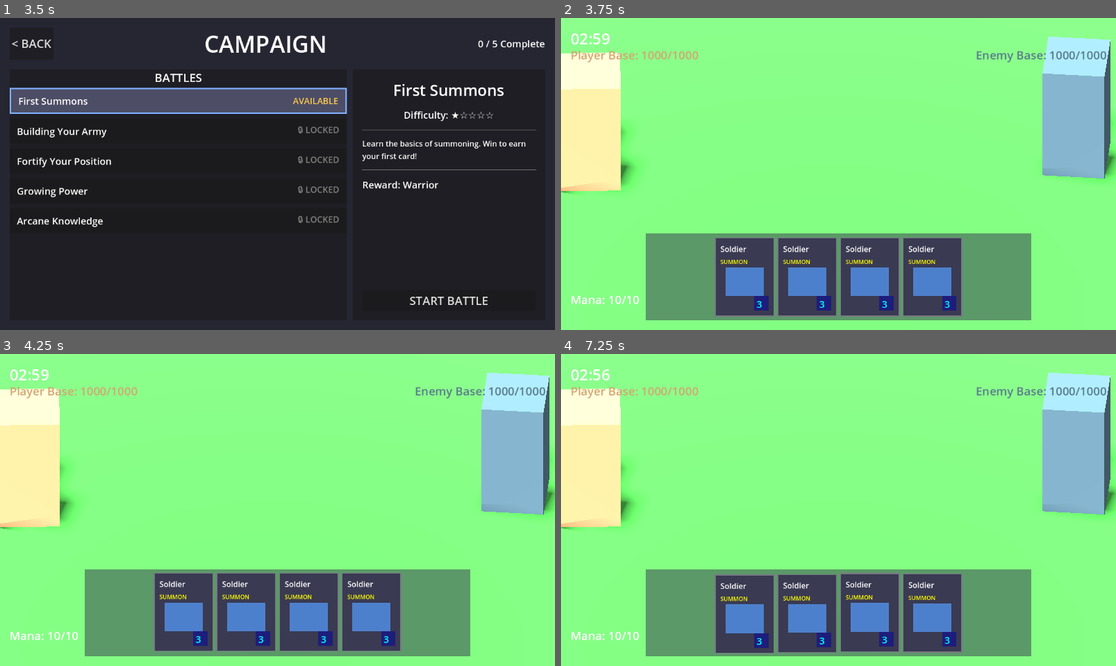
Above: before the commit, frames 1-4 (two rows, left to right).
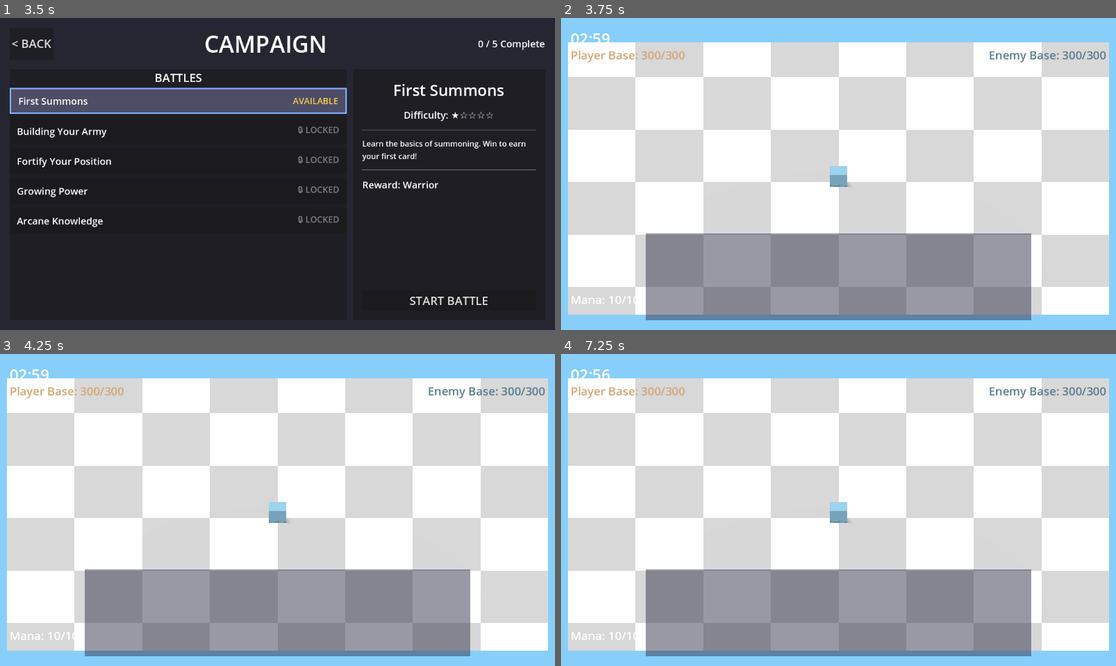
Above: after the commit, the same moments.

Repository: amari-charles/project-summoner
Game: Godot game, scene res://scenes/ui/main_menu.tscn
Two runs of this game, one before a commit and one after it. Both use one fixed random seed, a clock stepped at 60 frames per second and the inputs below.
Inputs (mouse positions are in pixels of both pictures, inside the frame that each line leads up to):
- Up to frame 1 (3.5 s): click "PLAY" at 0.5 s; click "SELECT" at 1.25 s; click "CHOOSE WARRIOR" at 2 s; click (177, 99) at 2.75 s
- Up to frame 2 (3.75 s): click "START BATTLE" at 3.5 s
- Up to frame 3 (4.25 s): no input
- Up to frame 4 (7.25 s): tap Enter at 4.25 s; drag from (838, 612) to (894, 441) at 4.27 s; drag from (727, 525) to (810, 572) at 5.02 s; tap Space at 5.75 s; move the mouse to (894, 441) at 5.77 s; tap 1 at 5.85 s; click (894, 441) at 5.92 s; drag from (810, 572) to (672, 463) at 6.52 s

Frame 1 is identical in both runs. In frame 2, 99% of the frame differs, in the area x 0-100%, y 0-100%; in frame 3, 99%; in frame 4, 99%.

Commit message:
Create modular battlefield system for campaign levels
- Renamed clean_battle_3d.tscn to base_battlefield_3d.tscn
- Added BaseBattlefield3D script with configurable environment, camera, and layout
- Created campaign_battle_3d.tscn that instances base battlefield and adds game components
- Updated campaign_screen.gd to load new campaign_battle_3d.tscn
- Base battlefield provides reusable visual environment and spawn markers
- Campaign battle adds controller, summoners, bases, AI, and UI

This allows all campaign levels to share the same base battlefield scene while
loading battle-specific configuration (enemy decks, AI, HP) from campaign_service.gd

🤖 Generated with [Claude Code](https://claude.com/claude-code)

Co-Authored-By: Claude <noreply@anthropic.com>

Diff:
--- a/scenes/battlefield/clean_battle_3d.tscn
+++ b/scenes/battlefield/base_battlefield_3d.tscn
@@ -1,7 +1,6 @@
 [gd_scene load_steps=5 format=3 uid="uid://cm2j43v0j4iiv"]
 
-[ext_resource type="PackedScene" path="res://scenes/units/player_base_3d.tscn" id="1_player_base"]
-[ext_resource type="PackedScene" path="res://scenes/units/enemy_base_3d.tscn" id="2_enemy_base"]
+[ext_resource type="Script" path="res://scripts/battlefield/base_battlefield_3d.gd" id="1_script"]
 
 [sub_resource type="Environment" id="Environment_1"]
 background_mode = 1
@@ -10,9 +9,25 @@
 ambient_light_color = Color(1, 1, 1, 1)
 ambient_light_energy = 0.5
 
+[sub_resource type="Shader" id="Shader_checkerboard"]
+code = "shader_type spatial;
+
+void fragment() {
+	vec2 uv = UV * 16.0; // 16x16 checkerboard
+	float checker = mod(floor(uv.x) + floor(uv.y), 2.0);
+	vec3 color1 = vec3(1.0, 1.0, 1.0); // white
+	vec3 color2 = vec3(0.5, 0.5, 0.5); // gray
+	ALBEDO = mix(color1, color2, checker);
+}
+"
+
+[sub_resource type="ShaderMaterial" id="ShaderMaterial_terrain"]
+shader = SubResource("Shader_checkerboard")
+
 [sub_resource type="BoxMesh" id="BoxMesh_8nt87"]
 
-[node name="CleanBattle3D" type="Node3D"]
+[node name="BaseBattlefield3D" type="Node3D" groups=["battlefield"]]
+script = ExtResource("1_script")
 
 [node name="Camera3D" type="Camera3D" parent="."]
 transform = Transform3D(1.9854228e-05, -0.51433474, 0.85758954, -0.00010282041, 0.85758954, 0.51433474, -1, -9.838943e-05, -3.5857334e-05, 21.184116, 14.277092, 0)
@@ -26,12 +41,19 @@
 [node name="WorldEnvironment" type="WorldEnvironment" parent="."]
 environment = SubResource("Environment_1")
 
-[node name="MeshInstance3D" type="MeshInstance3D" parent="."]
+[node name="GroundLayer" type="Node3D" parent="."]
+
+[node name="Terrain" type="MeshInstance3D" parent="GroundLayer"]
 transform = Transform3D(62.135105, 0, 0, 0, 1, 0, 0, 0, 61.830696, 0, 0, 0)
 mesh = SubResource("BoxMesh_8nt87")
+surface_material_override/0 = SubResource("ShaderMaterial_terrain")
 
-[node name="PlayerBase3D" parent="." instance=ExtResource("1_player_base")]
+[node name="GameplayLayer" type="Node3D" parent="."]
+
+[node name="EffectsLayer" type="Node3D" parent="."]
+
+[node name="PlayerSpawnMarker" type="Marker3D" parent="."]
 transform = Transform3D(1, 0, 0, 0, 1, 0, 0, 0, 1, 0, 2, -29)
 
-[node name="EnemyBase3D" parent="." instance=ExtResource("2_enemy_base")]
+[node name="EnemySpawnMarker" type="Marker3D" parent="."]
 transform = Transform3D(1, 0, 0, 0, 1, 0, 0, 0, 1, 0, 2, 29)
--- /dev/null
+++ b/scenes/battlefield/campaign_battle_3d.tscn
@@ -0,0 +1,134 @@
+[gd_scene load_steps=10 format=3 uid="uid://campaign_battle_3d"]
+
+[ext_resource type="PackedScene" uid="uid://cm2j43v0j4iiv" path="res://scenes/battlefield/base_battlefield_3d.tscn" id="1_battlefield"]
+[ext_resource type="Script" uid="uid://b0pmsqluoj531" path="res://scripts/core/game_controller_3d.gd" id="2_game_controller"]
+[ext_resource type="Script" uid="uid://dab1q327uw447" path="res://scripts/core/summoner_3d.gd" id="3_summoner"]
+[ext_resource type="PackedScene" path="res://scenes/units/player_base_3d.tscn" id="4_player_base"]
+[ext_resource type="PackedScene" path="res://scenes/units/enemy_base_3d.tscn" id="5_enemy_base"]
+[ext_resource type="Script" uid="uid://d1mqkngn7lovi" path="res://scripts/ui/hand_ui.gd" id="6_hand_ui"]
+[ext_resource type="Script" uid="uid://bt4v6ur0kkioe" path="res://scripts/ui/battlefield_drop_zone.gd" id="7_drop_zone"]
+[ext_resource type="Script" path="res://scripts/core/deck_loader.gd" id="8_deck_loader"]
+[ext_resource type="Script" path="res://scripts/core/enemy_deck_loader.gd" id="9_enemy_deck_loader"]
+
+[node name="CampaignBattle3D" type="Node3D"]
+script = ExtResource("2_game_controller")
+
+[node name="BaseBattlefield3D" parent="." instance=ExtResource("1_battlefield")]
+
+[node name="PlayerSummoner" type="Node3D" parent="." groups=["player_summoners", "summoners"]]
+script = ExtResource("3_summoner")
+team = 0
+
+[node name="DeckLoader" type="Node" parent="PlayerSummoner"]
+script = ExtResource("8_deck_loader")
+
+[node name="EnemySummoner" type="Node3D" parent="." groups=["enemy_summoners", "summoners"]]
+script = ExtResource("3_summoner")
+team = 1
+
+[node name="EnemyDeckLoader" type="Node" parent="EnemySummoner"]
+script = ExtResource("9_enemy_deck_loader")
+
+[node name="PlayerBase3D" parent="." instance=ExtResource("4_player_base")]
+
+[node name="EnemyBase3D" parent="." instance=ExtResource("5_enemy_base")]
+
+[node name="UI" type="CanvasLayer" parent="."]
+
+[node name="BattlefieldDropZone" type="Control" parent="UI"]
+layout_mode = 3
+anchors_preset = 15
+anchor_right = 1.0
+anchor_bottom = 1.0
+grow_horizontal = 2
+grow_vertical = 2
+script = ExtResource("7_drop_zone")
+
+[node name="TimerLabel" type="Label" parent="UI"]
+offset_left = 20.0
+offset_top = 20.0
+offset_right = 200.0
+offset_bottom = 60.0
+theme_override_font_sizes/font_size = 32
+text = "03:00"
+
+[node name="PlayerManaLabel" type="Label" parent="UI"]
+anchors_preset = 2
+anchor_top = 1.0
+anchor_bottom = 1.0
+offset_left = 20.0
+offset_top = -80.0
+offset_right = 200.0
+offset_bottom = -40.0
+grow_vertical = 0
+theme_override_font_sizes/font_size = 24
+text = "Mana: 10/10"
+
+[node name="PlayerHPLabel" type="Label" parent="UI"]
+offset_left = 20.0
+offset_top = 60.0
+offset_right = 300.0
+offset_bottom = 100.0
+theme_override_colors/font_color = Color(0.831, 0.647, 0.455, 1)
+theme_override_font_sizes/font_size = 24
+text = "Player Base: 300/300"
+
+[node name="EnemyHPLabel" type="Label" parent="UI"]
+anchors_preset = 1
+anchor_left = 1.0
+anchor_right = 1.0
+offset_left = -300.0
+offset_top = 60.0
+offset_right = -20.0
+offset_bottom = 100.0
+grow_horizontal = 0
+theme_override_colors/font_color = Color(0.353, 0.482, 0.549, 1)
+theme_override_font_sizes/font_size = 24
+text = "Enemy Base: 300/300"
+horizontal_alignment = 2
+
+[node name="GameOverLabel" type="Label" parent="UI"]
+process_mode = 3
+visible = false
+anchors_preset = 8
+anchor_left = 0.5
+anchor_top = 0.5
+anchor_right = 0.5
+anchor_bottom = 0.5
+offset_left = -300.0
+offset_top = -100.0
+offset_right = 300.0
+offset_bottom = 100.0
+grow_horizontal = 2
+grow_vertical = 2
+theme_override_font_sizes/font_size = 72
+text = "GAME OVER"
+horizontal_alignment = 1
+vertical_alignment = 1
+
+[node name="HandUI" type="Control" parent="UI"]
+layout_mode = 3
+anchors_preset = 7
+anchor_left = 0.5
+anchor_top = 1.0
+anchor_right = 0.5
+anchor_bottom = 1.0
+offset_left = -400.0
+offset_top = -200.0
+offset_right = 400.0
+offset_bottom = -20.0
+grow_horizontal = 2
+grow_vertical = 0
+script = ExtResource("6_hand_ui")
+
+[node name="DebugBG" type="ColorRect" parent="UI/HandUI"]
+layout_mode = 0
+anchor_right = 1.0
+anchor_bottom = 1.0
+grow_horizontal = 2
+grow_vertical = 2
+mouse_filter = 2
+color = Color(0.2, 0.2, 0.3, 0.5)
+
+[connection signal="game_ended" from="." to="." method="_on_game_ended"]
+[connection signal="time_updated" from="." to="." method="_on_time_updated"]
--- /dev/null
+++ b/scripts/battlefield/base_battlefield_3d.gd
@@ -0,0 +1,61 @@
+extends Node3D
+class_name BaseBattlefield3D
+
+## Reusable battlefield scene that can be configured for different visual themes and layouts
+
+# Environment configuration
+@export_group("Environment")
+@export var sky_color: Color = Color(0.53, 0.81, 0.98, 1.0)
+@export var ambient_light_color: Color = Color.WHITE
+@export var ambient_light_energy: float = 0.5
+
+# Camera configuration
+@export_group("Camera")
+@export var camera_position: Vector3 = Vector3(21.18, 14.28, 0)
+@export var camera_size: float = 35.62  # Orthographic size
+
+# Battlefield layout
+@export_group("Layout")
+@export var player_spawn_position: Vector3 = Vector3(0, 2, -29)
+@export var enemy_spawn_position: Vector3 = Vector3(0, 2, 29)
+
+@onready var world_environment: WorldEnvironment = $WorldEnvironment
+@onready var camera: Camera3D = $Camera3D
+@onready var player_spawn_marker: Marker3D = $PlayerSpawnMarker
+@onready var enemy_spawn_marker: Marker3D = $EnemySpawnMarker
+@onready var gameplay_layer: Node3D = $GameplayLayer
+@onready var effects_layer: Node3D = $EffectsLayer
+
+func _ready() -> void:
+	_apply_configuration()
+
+func _apply_configuration() -> void:
+	# Apply environment settings
+	if world_environment and world_environment.environment:
+		world_environment.environment.background_color = sky_color
+		world_environment.environment.ambient_light_color = ambient_light_color
+		world_environment.environment.ambient_light_energy = ambient_light_energy
+
+	# Apply camera settings
+	if camera:
+		camera.position = camera_position
+		camera.size = camera_size
+
+	# Apply spawn positions
+	if player_spawn_marker:
+		player_spawn_marker.position = player_spawn_position
+
+	if enemy_spawn_marker:
+		enemy_spawn_marker.position = enemy_spawn_position
+
+func get_gameplay_layer() -> Node3D:
+	return gameplay_layer
+
+func get_effects_layer() -> Node3D:
+	return effects_layer
+
+func get_player_spawn_position() -> Vector3:
+	return player_spawn_marker.global_position if player_spawn_marker else player_spawn_position
+
+func get_enemy_spawn_position() -> Vector3:
+	return enemy_spawn_marker.global_position if enemy_spawn_marker else enemy_spawn_position
--- a/scripts/ui/campaign_screen.gd
+++ b/scripts/ui/campaign_screen.gd
@@ -247,7 +247,7 @@
 			get_node("/root/ProfileRepo").save_profile(true)  # Force immediate save
 
 	# Launch battle scene (using 3D battlefield)
-	get_tree().change_scene_to_file("res://scenes/battlefield/test_game_3d.tscn")
+	get_tree().change_scene_to_file("res://scenes/battlefield/campaign_battle_3d.tscn")
 
 ## =============================================================================
 ## NAVIGATION
